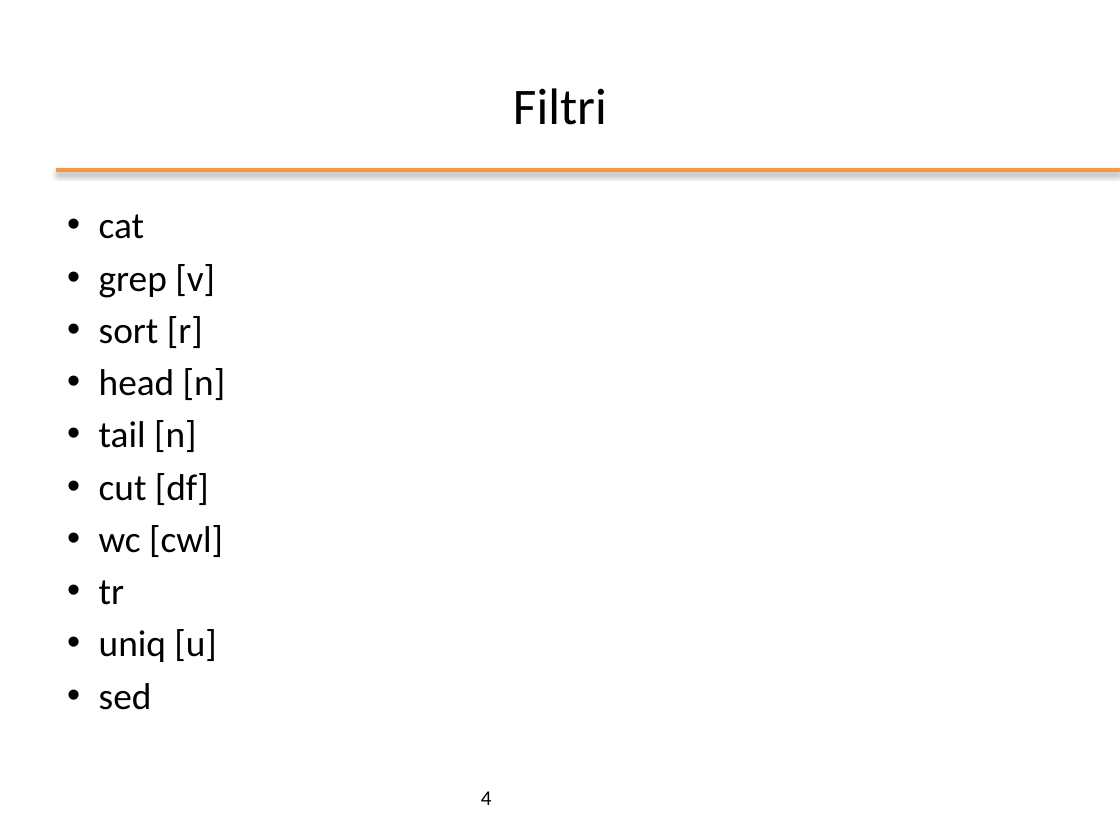
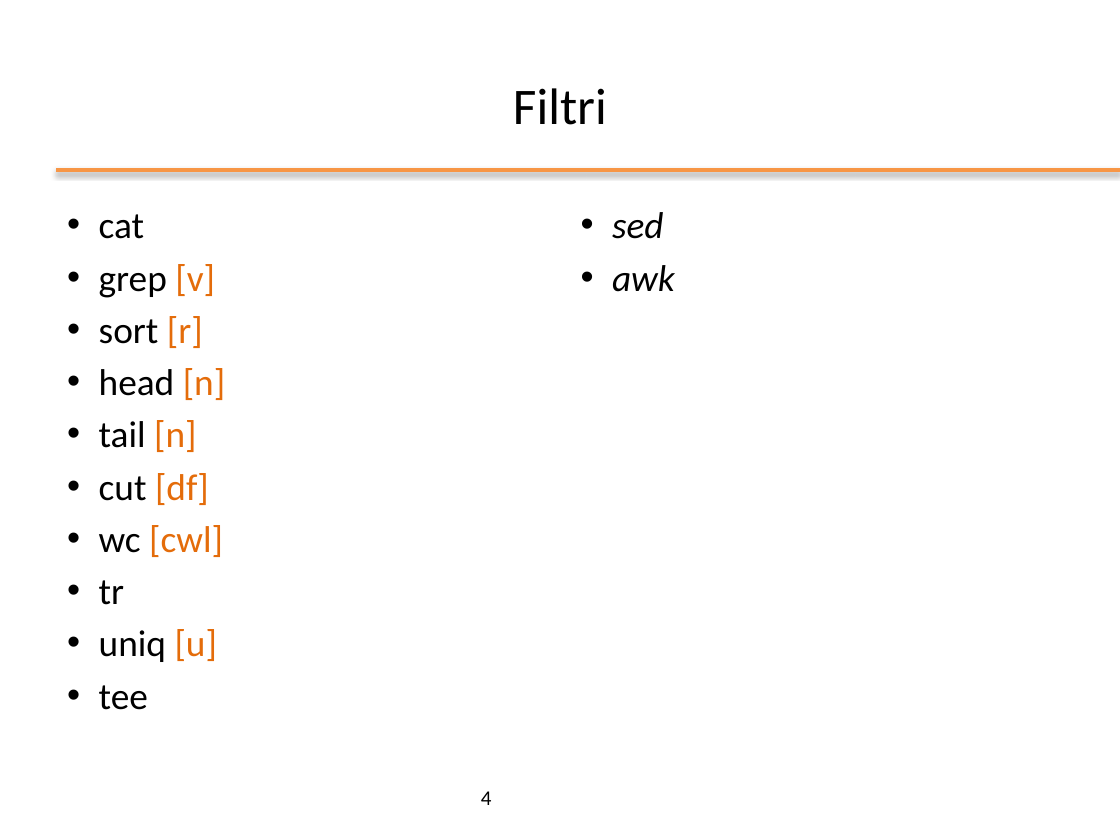
Before and after one commit to nbicocchi/operatingsystemsbsc, a slide deck: slide 4 of slides/ppt/04_Comandi principali.pptx. Drawn at 1120x840 pixels with LibreOffice and Linux fonts; fonts in the diff are those of the drawing; background and template pictures are left out. Boxes give left, top, right and bottom in pixels: in the first picture for what was removed or moved away, otherwise in the second. Text is boxed around its words. In the diff, an @@ line names an element or a change of style, - is before the commit and + after.

```diff
--- a/slides/ppt/04_Comandi principali.pptx
+++ b/slides/ppt/04_Comandi principali.pptx
@@ text added at (612,212,675,292), 24 pt, text #000000, italic @@
+• sed
+• awk
@@ text at (99,264,225,662): text colour #000000 to #E46C0A in "[v]", "[r]", "[n]", "[n]" and 3 more places @@
@@ text at (99,685,148,710): text changed @@
-• sed
+• tee
```
Also in this commit, not shown: 5 other slides changed, 3 other files.
